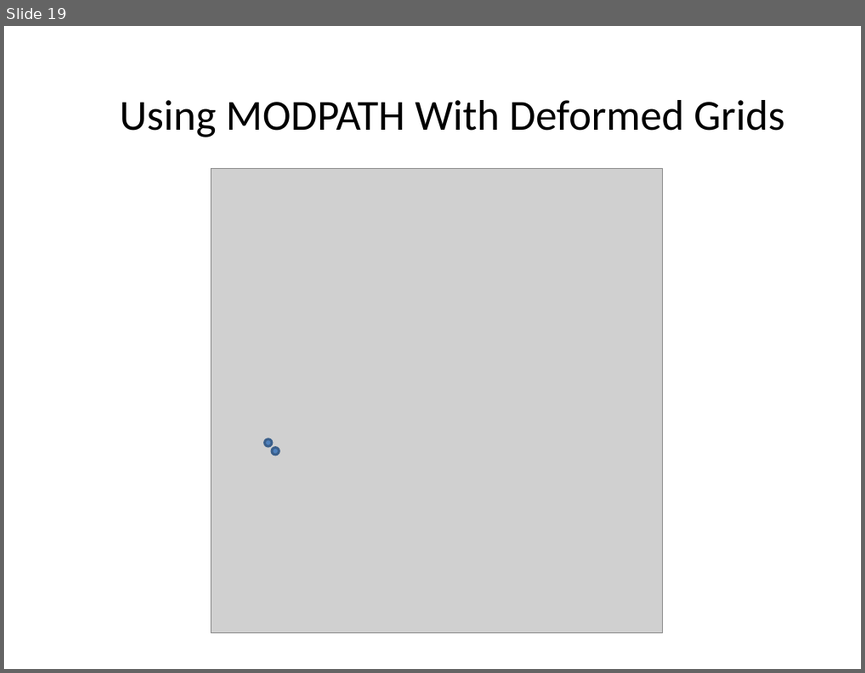
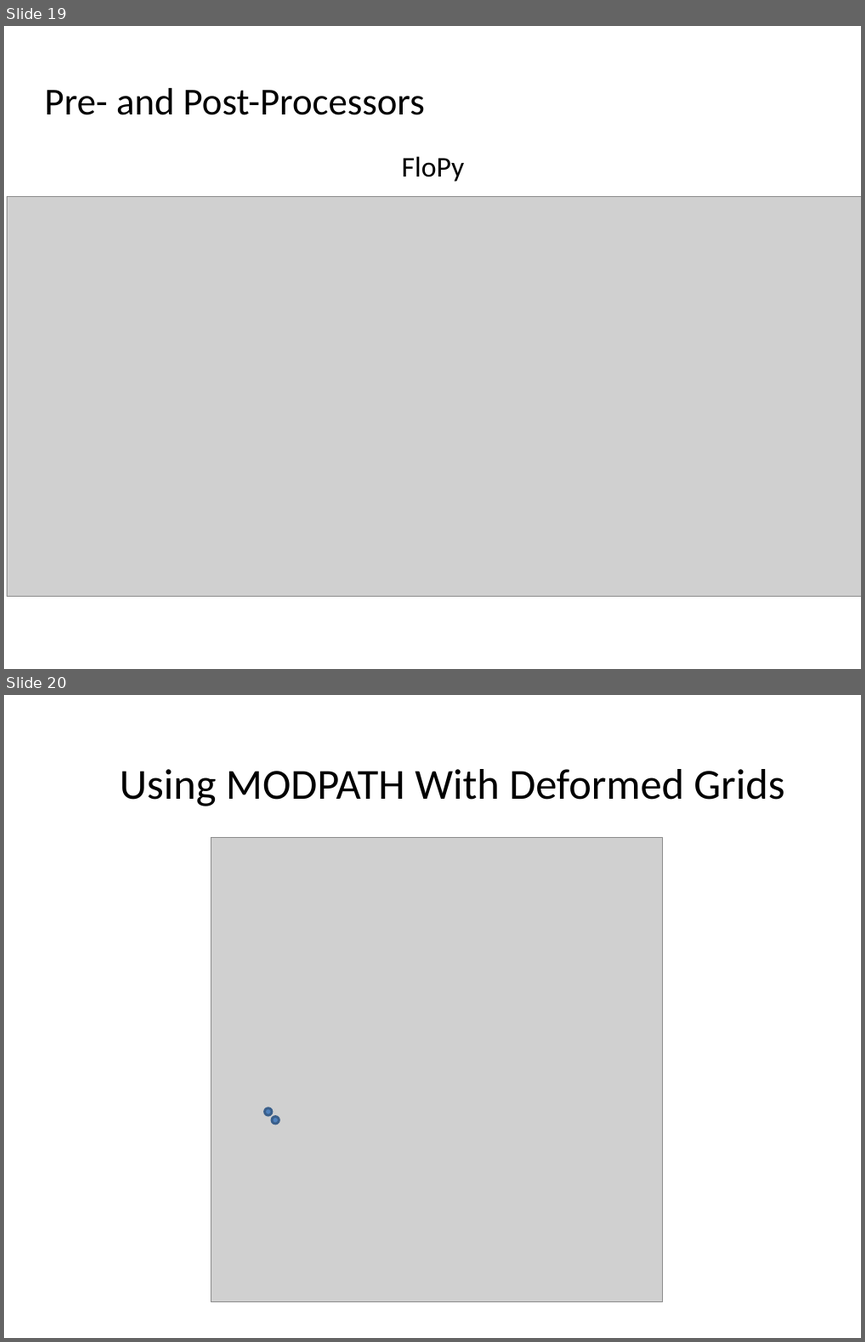
Before and after one commit to jdhughes-usgs/modflow-sandiego-2023, a slide deck: Lectures/Day5_7lecture_Modpath.pptx. Shown one above the other, each under a label of ours: slide 19 before the commit, slides 19 and 20 after it. The pictures are 865x673 and 865x1342 pixels, drawn with LibreOffice and Linux fonts; fonts in the diff are those of the drawing; grey boxes stand for pictures. Boxes give left, top, right and bottom in pixels: in the first picture for what was removed or moved away, otherwise in the second. Text is boxed around its words. In the diff, an @@ line names an element or a change of style, - is before the commit and + after.

```diff
--- a/Lectures/Day5_7lecture_Modpath.pptx
+++ b/Lectures/Day5_7lecture_Modpath.pptx
@@ slide 19 added at box(4, 26, 861, 669), background #FFFFFF @@
@@ text added at box(45, 88, 425, 115), 32 pt, text #000000 @@
+Pre- and Post-Processors
@@ text added at box(402, 156, 465, 182), 24 pt, text #000000 @@
+FloPy
@@ picture added at box(7, 197, 861, 596) @@
@@ what was slide 19 is now slide 20 @@
```
Also in this commit, not shown: 1 slide changed, 3 other files.
